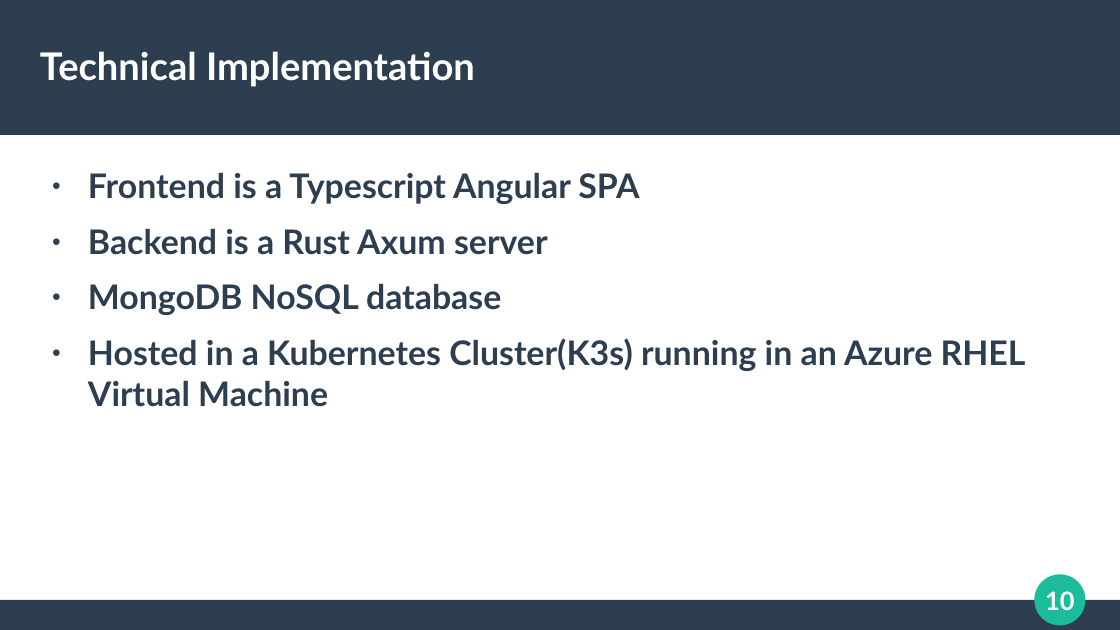
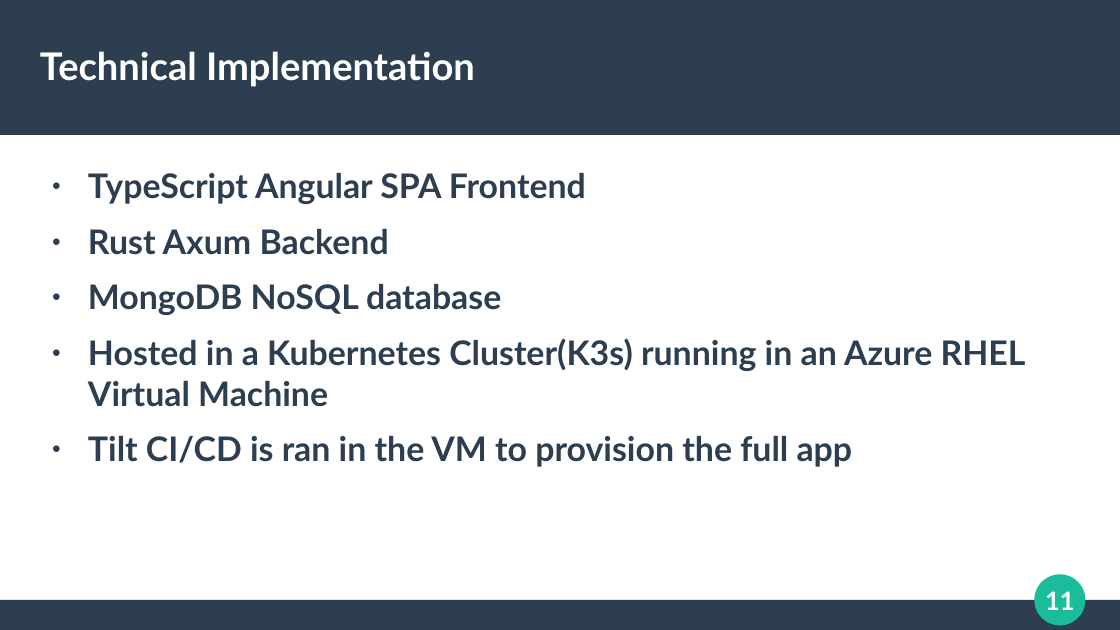
Before and after one commit to mark-ruddy/neurorecovery, a slide deck: slide 11 of report/neurorecovery_final_presentation.pptx (slide 10 before the commit). Drawn at 1120x630 pixels with LibreOffice and Linux fonts; fonts in the diff are those of the drawing. Boxes give left, top, right and bottom in pixels: in the first picture for what was removed or moved away, otherwise in the second. Text is boxed around its words. In the diff, an @@ line names an element or a change of style, - is before the commit and + after.

Commit message:
draft final presentation complete

```diff
--- a/report/neurorecovery_final_presentation.pptx
+++ b/report/neurorecovery_final_presentation.pptx
@@ text at <box>88,173,586,255</box>: text changed @@
-● Frontend is a Typescript Angular SPA
-● Backend is a Rust Axum server
+● TypeScript Angular SPA Frontend
+● Rust Axum Backend
@@ text at <box>88,436,853,467</box>: paragraph added @@
+● Tilt CI/CD is ran in the VM to provision the full app
@@ page number at <box>1045,591,1074,610</box>: text changed @@
-10
+11
```
Also in this commit, not shown: 2 other slides changed, 6 slides added, 1 slide removed, 2 other files.
